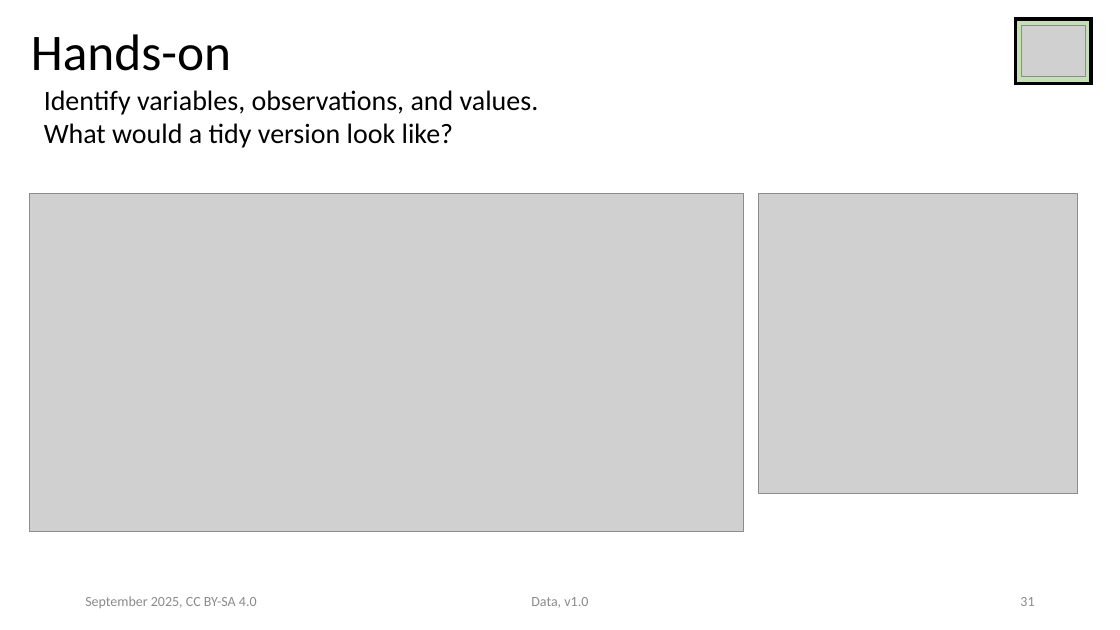
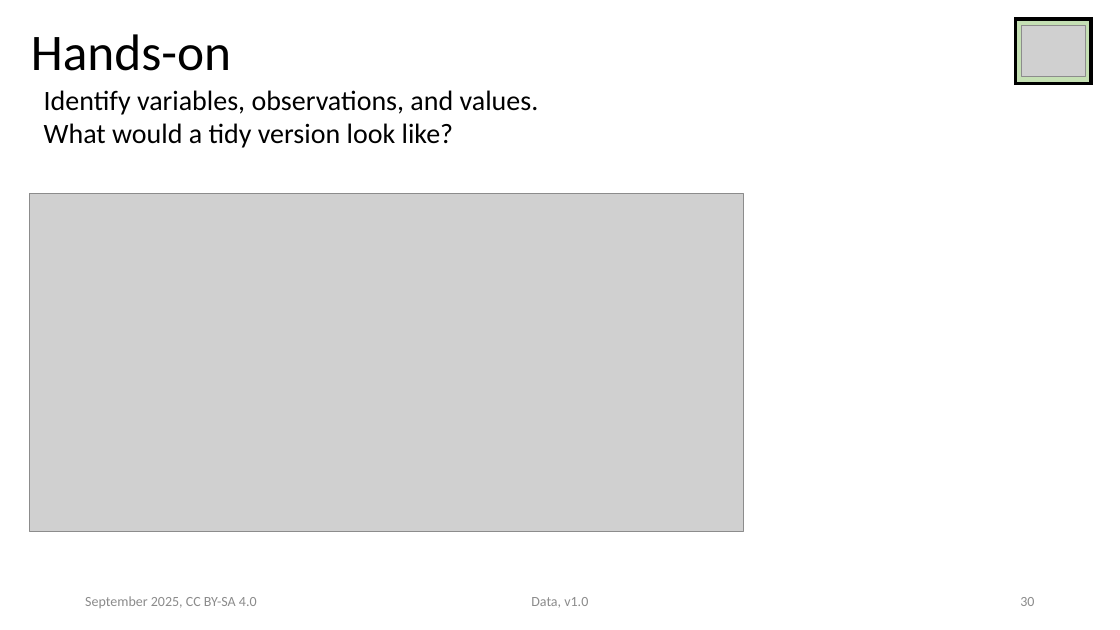
Before and after one commit to ASPP/data_class, a slide deck: slide 30 of tabular_data.pptx (slide 31 before the commit). Drawn at 1120x630 pixels with LibreOffice and Linux fonts; fonts in the diff are those of the drawing; grey boxes stand for pictures. Boxes give left, top, right and bottom in pixels: in the first picture for what was removed or moved away, otherwise in the second. Text is boxed around its words. In the diff, an @@ line names an element or a change of style, - is before the commit and + after.

```diff
--- a/tabular_data.pptx
+++ b/tabular_data.pptx
@@ picture removed at box(759, 193, 1078, 493) @@
@@ page number at box(1020, 597, 1034, 606): text changed @@
-31
+30
```
Also in this commit, not shown: 7 other slides changed, 3 other files.
